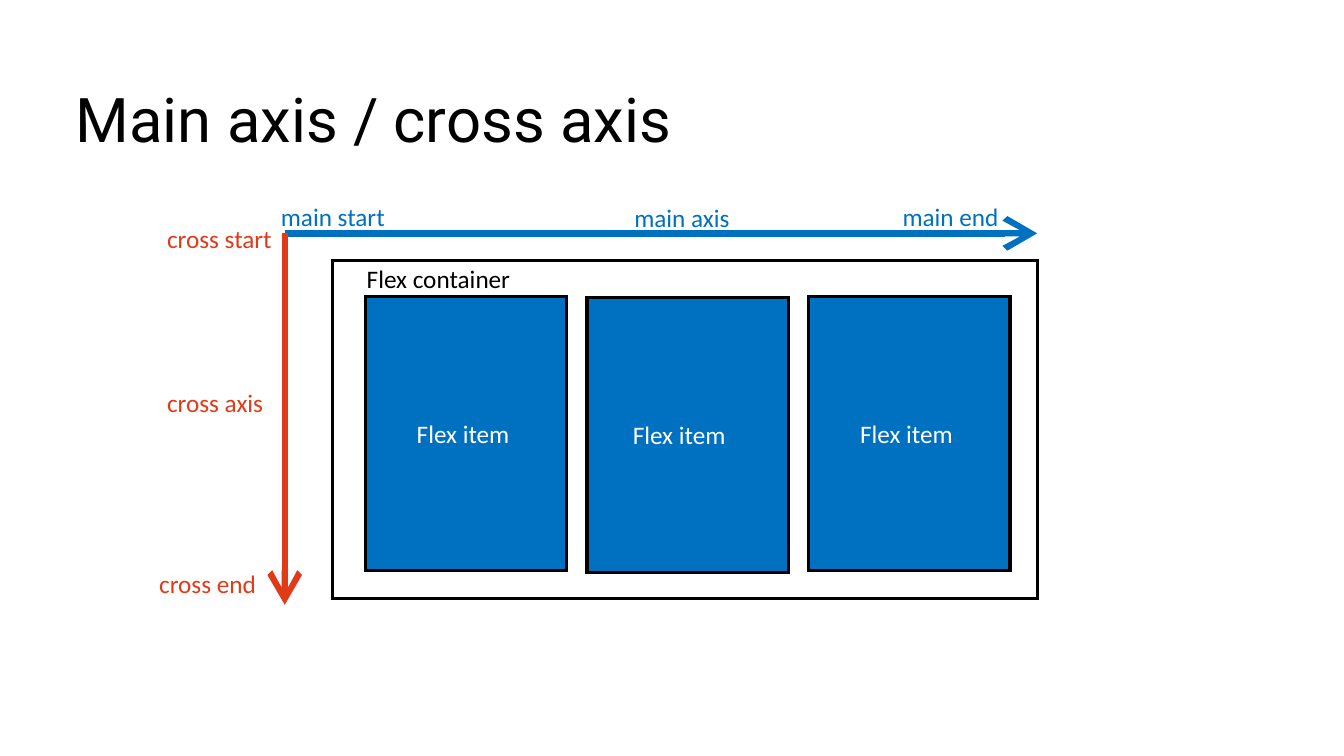
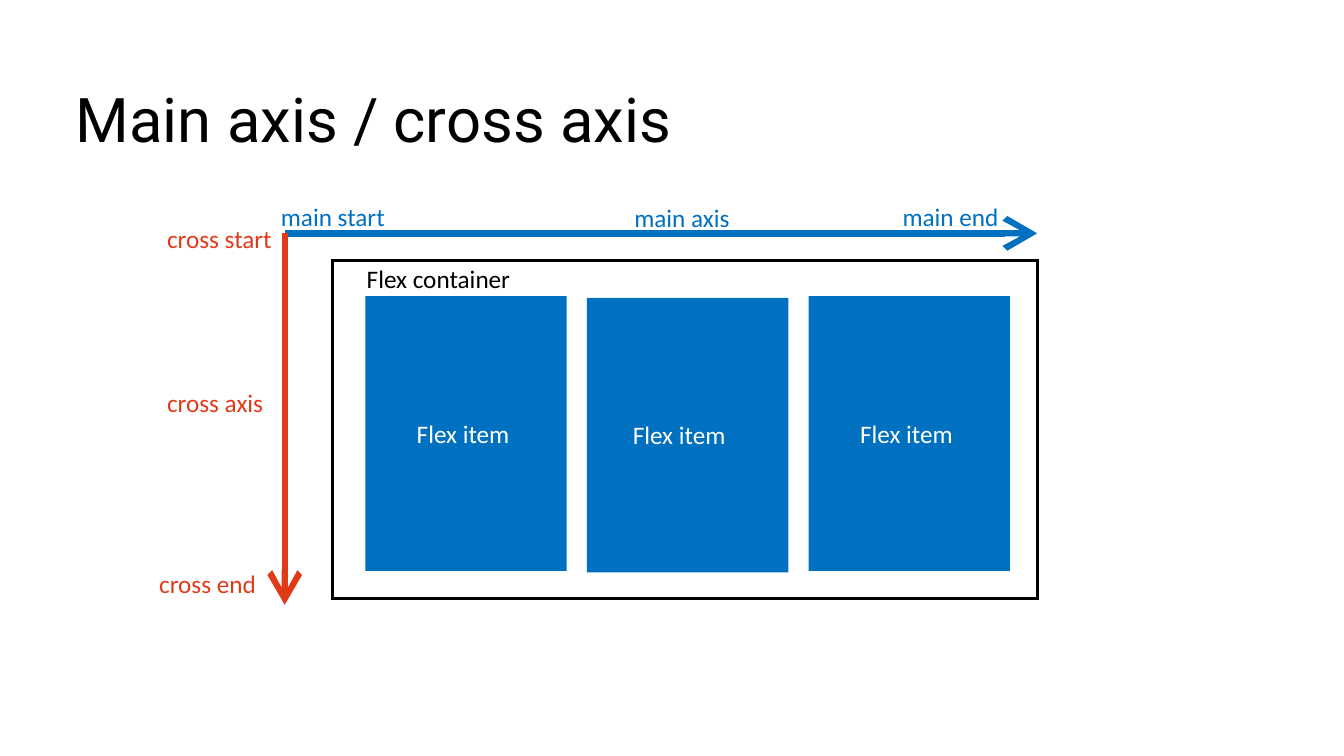
Before and after one commit to RostyslavSynenko/Lv-469.NodeJS, a slide deck: slide 8 of presentations/Flexbox.pptx. Drawn at 1344x756 pixels with LibreOffice and Linux fonts; fonts in the diff are those of the drawing; background and template pictures are left out. Boxes give left, top, right and bottom in pixels: in the first picture for what was removed or moved away, otherwise in the second. Text is boxed around its words. In the diff, an @@ line names an element or a change of style, - is before the commit and + after.

```diff
--- a/presentations/Flexbox.pptx
+++ b/presentations/Flexbox.pptx
@@ outline #000000 2.25 pt to none in 3 elements at bbox=[587, 297, 788, 572], bbox=[809, 296, 1010, 571], bbox=[365, 296, 567, 571] @@
```
Also in this commit, not shown: 6 other slides changed, 1 slide added.
